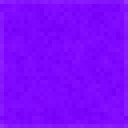
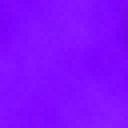
Two versions of the same layered image (128px x 128px). Layer-by-layer changes:
added layer "Capa 2" (luminosity, 50%) above "Capa 1" over <box>0,0,128,128</box>
added layer "Capa 3" above "Capa 0" over <box>0,0,128,128</box>
